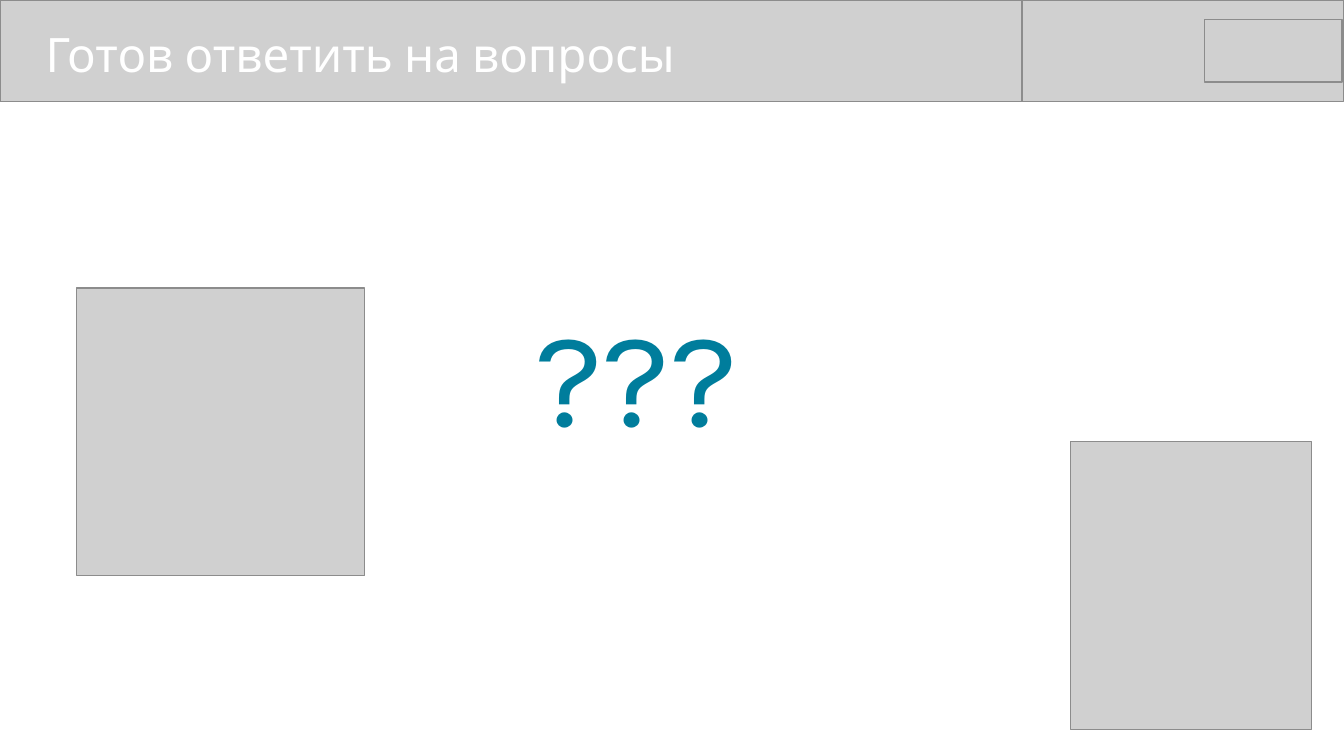
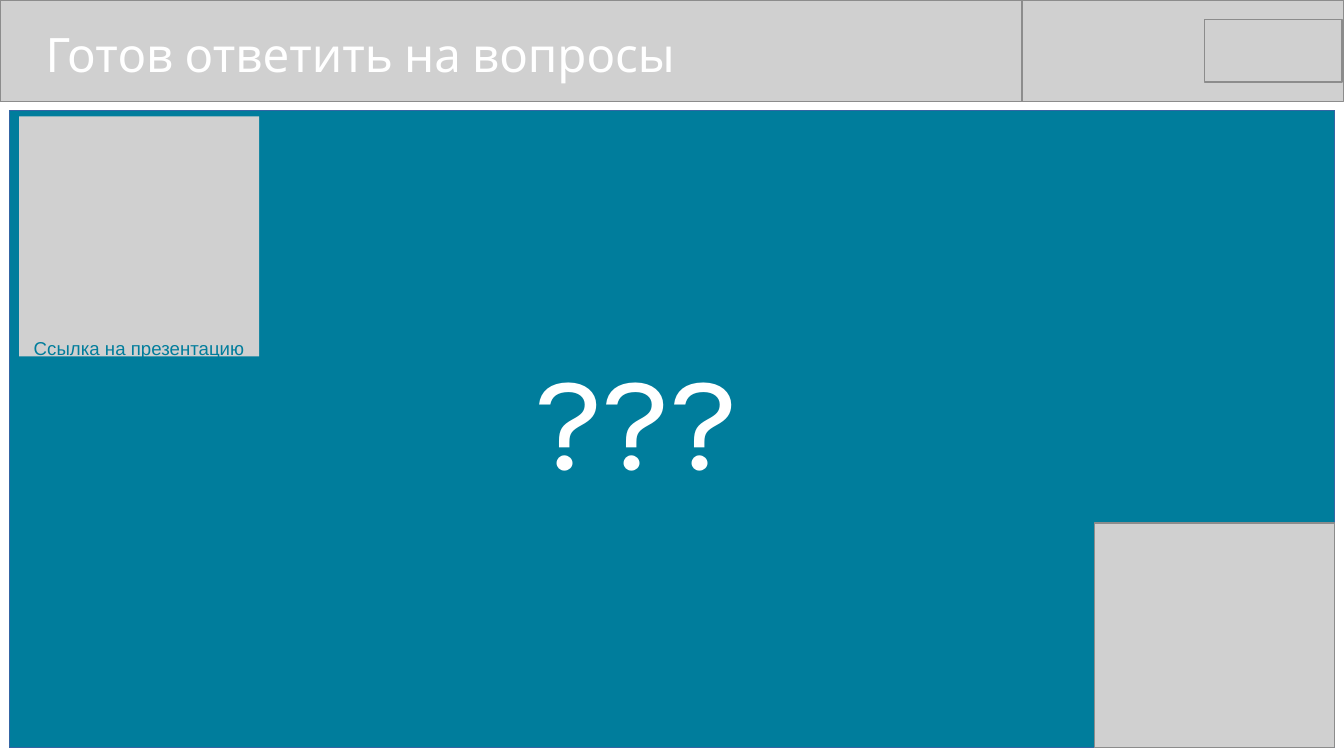
Before and after one commit to mike-shock/Go_language, a slide deck: slide 12 of Go_Intro.odp (slide 5 before the commit). Drawn at 1344x756 pixels with LibreOffice and Linux fonts; fonts in the diff are those of the drawing; grey boxes stand for pictures. Boxes give left, top, right and bottom in pixels: in the first picture for what was removed or moved away, otherwise in the second. Text is boxed around its words. In the diff, an @@ line names an element or a change of style, - is before the commit and + after.

```diff
--- a/Go_Intro.odp
+++ b/Go_Intro.odp
@@ rectangle added at <box>10,111,1335,749</box>, fill #007D9C, outline #3465A4 0 pt @@
@@ picture "Ссылка на презентацию": place and size @@
-picture "Ссылка на презентацию" at <box>77,288,365,576</box>
+picture "Ссылка на презентацию" at <box>20,117,260,357</box>
@@ text "???": place and size @@
-text "???" at <box>481,285,794,568</box>
+text "???" at <box>481,328,794,476</box>
@@ text "???" at <box>481,328,794,476</box>: text colour #007D9C to #FFFFFF @@
@@ text in picture at <box>34,342,244,360</box>: text added @@
+Ссылка на презентацию
@@ picture: place and size @@
-picture at <box>1071,441,1312,729</box>
+picture at <box>1095,523,1335,748</box>
```
Also in this commit, not shown: 4 other slides changed, 7 slides added, 5 other files.
